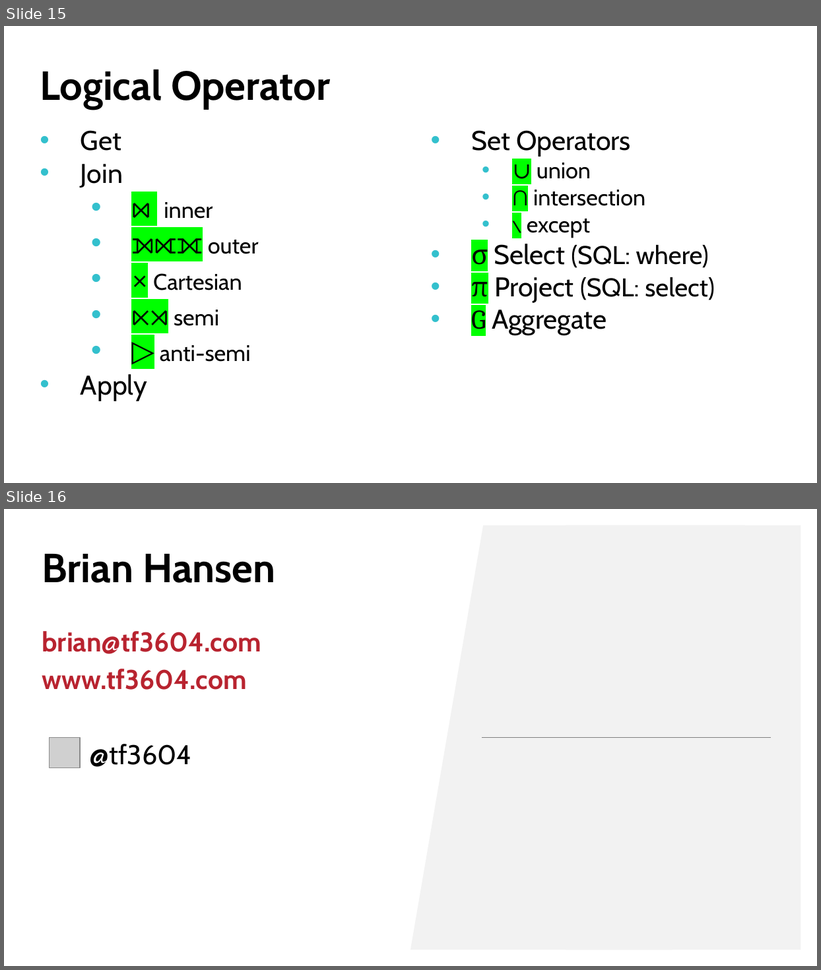
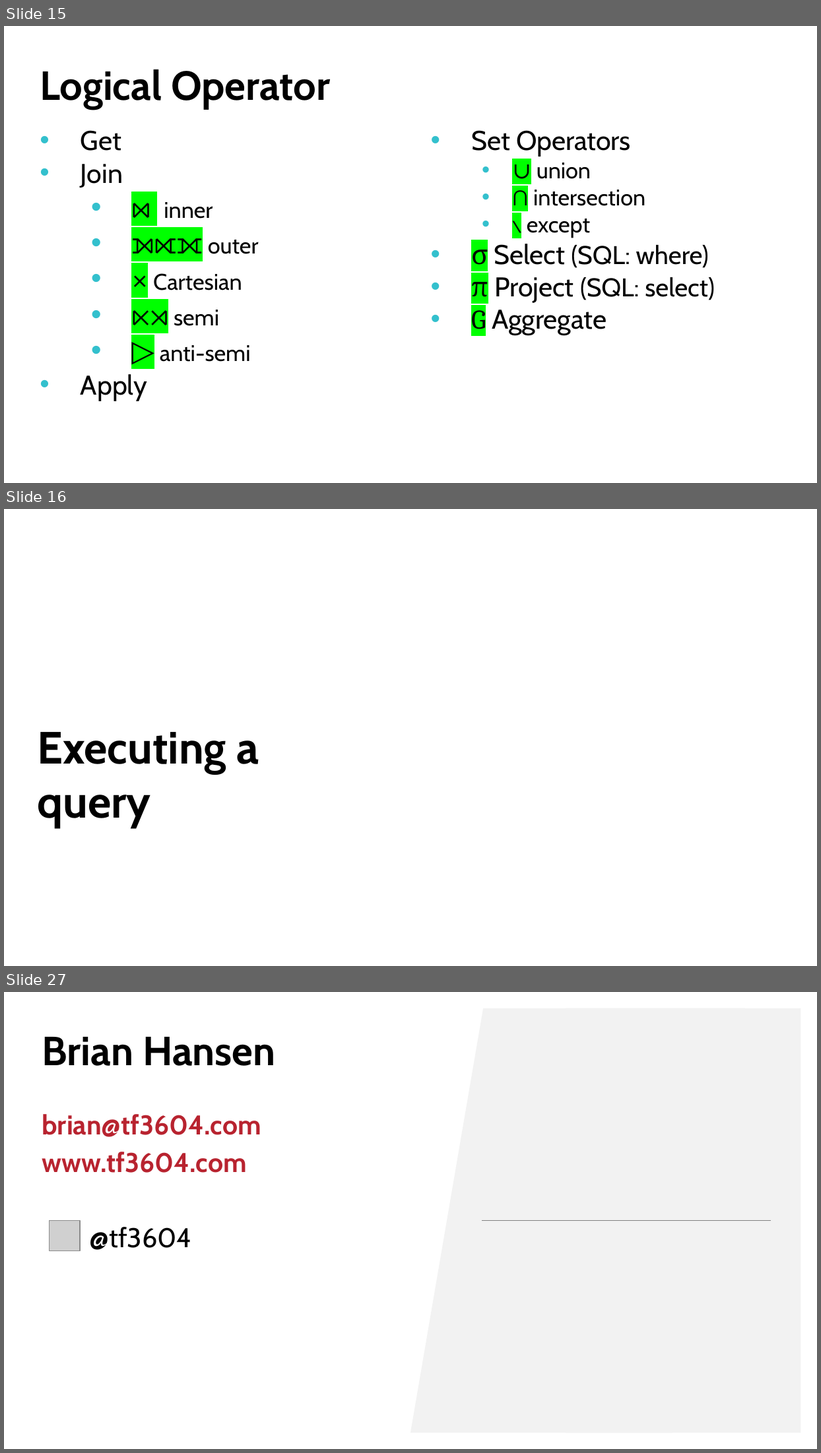
Before and after one commit to tf3604/OptimizerPresentation, a slide deck: Hansen - Get Your Optimizer to Give up All Its Secrets.pptx. Shown one above the other, each under a label of ours: slides 15 and 16 before the commit, slides 15, 16 and 27 after it; the slides between them are not shown. The pictures are 821x970 and 821x1453 pixels, drawn with LibreOffice and Linux fonts; fonts in the diff are those of the drawing; grey boxes stand for pictures; background and template pictures are left out. Boxes give left, top, right and bottom in pixels: in the first picture for what was removed or moved away, otherwise in the second. Text is boxed around its words. In the diff, an @@ line names an element or a change of style, - is before the commit and + after.

```diff
--- a/Hansen - Get Your Optimizer to Give up All Its Secrets.pptx
+++ b/Hansen - Get Your Optimizer to Give up All Its Secrets.pptx
@@ slide 16 added at [4,509,817,966], background #FFFFFF @@
@@ text added at [37,732,259,828], 40 pt, text #000000, bold @@
+Executing a query
@@ what was slide 16 is now slide 27 @@
```
Also in this commit, not shown: 10 other slides added.
